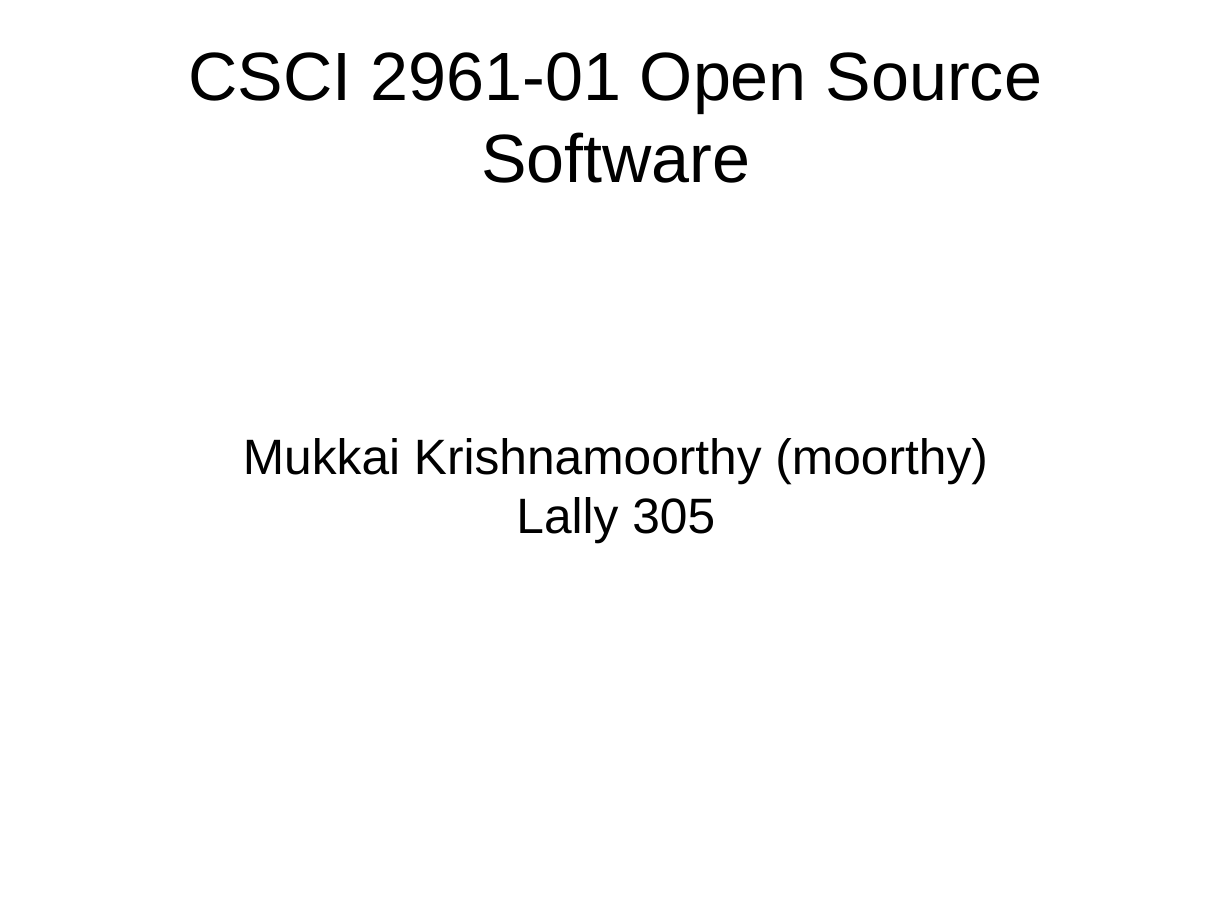
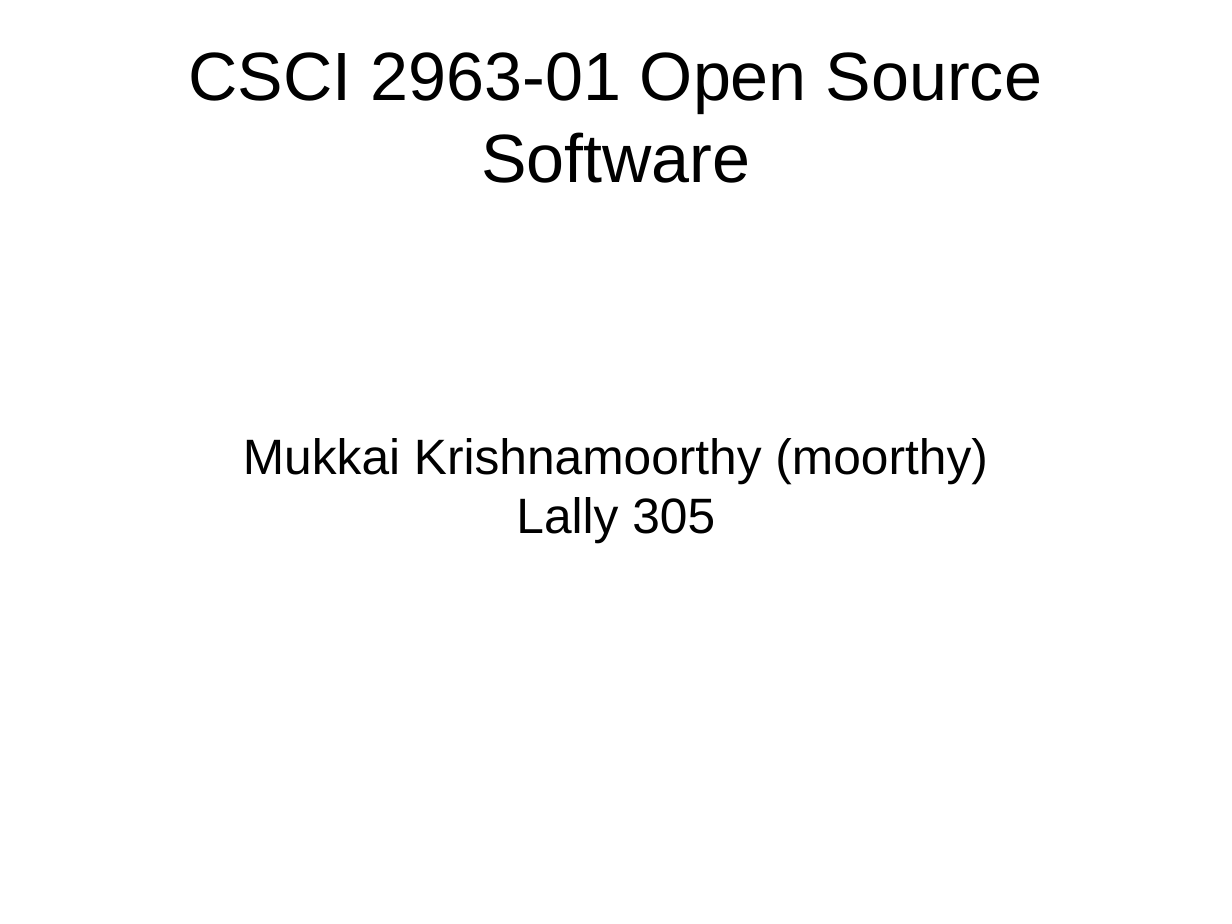
Before and after one commit to rcos/CSCI-4470-OpenSource, a slide deck: slide 1 of Lectures/Lecture-1-1.odp. Drawn at 1232x924 pixels with LibreOffice and Linux fonts; fonts in the diff are those of the drawing. Boxes give left, top, right and bottom in pixels: in the first picture for what was removed or moved away, otherwise in the second. Text is boxed around its words. In the diff, an @@ line names an element or a change of style, - is before the commit and + after.

```diff
--- a/Lectures/Lecture-1-1.odp
+++ b/Lectures/Lecture-1-1.odp
@@ title at bbox=[188, 52, 1042, 183]: text changed @@
-CSCI 2961-01 Open Source Software
+CSCI 2963-01 Open Source Software
```
Also in this commit, not shown: 3 other slides changed, 1 other file.
